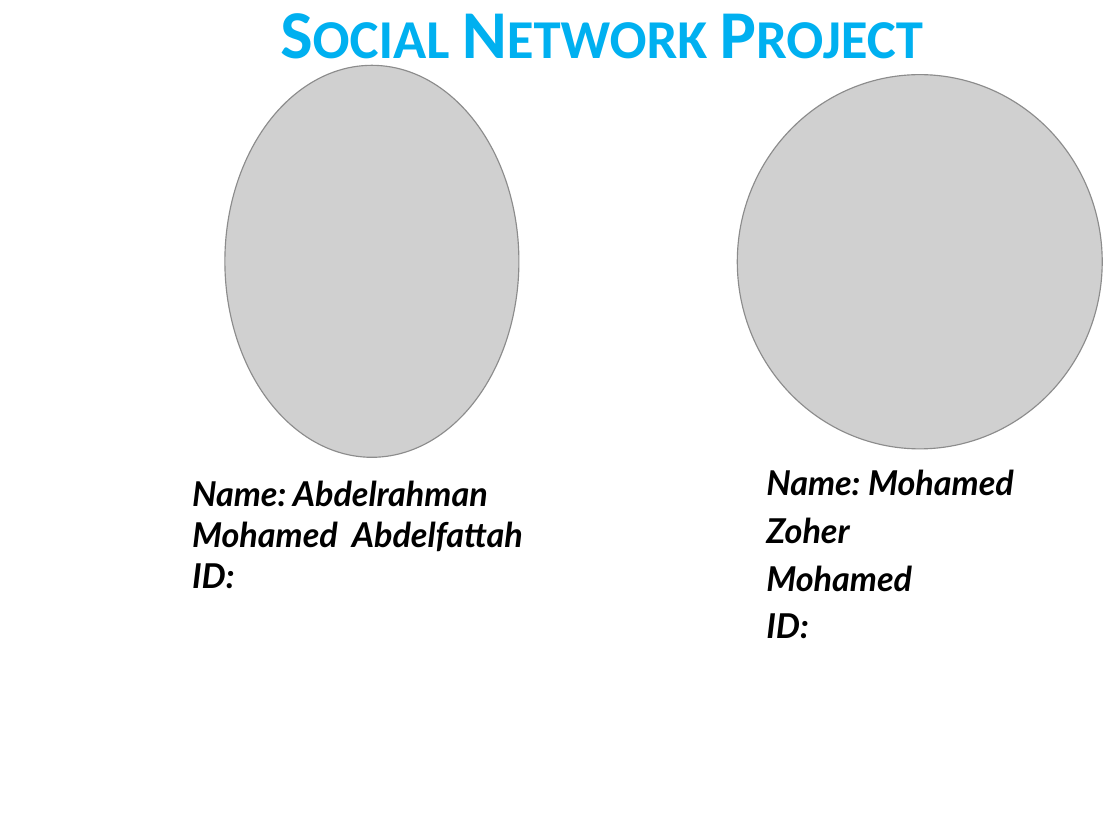
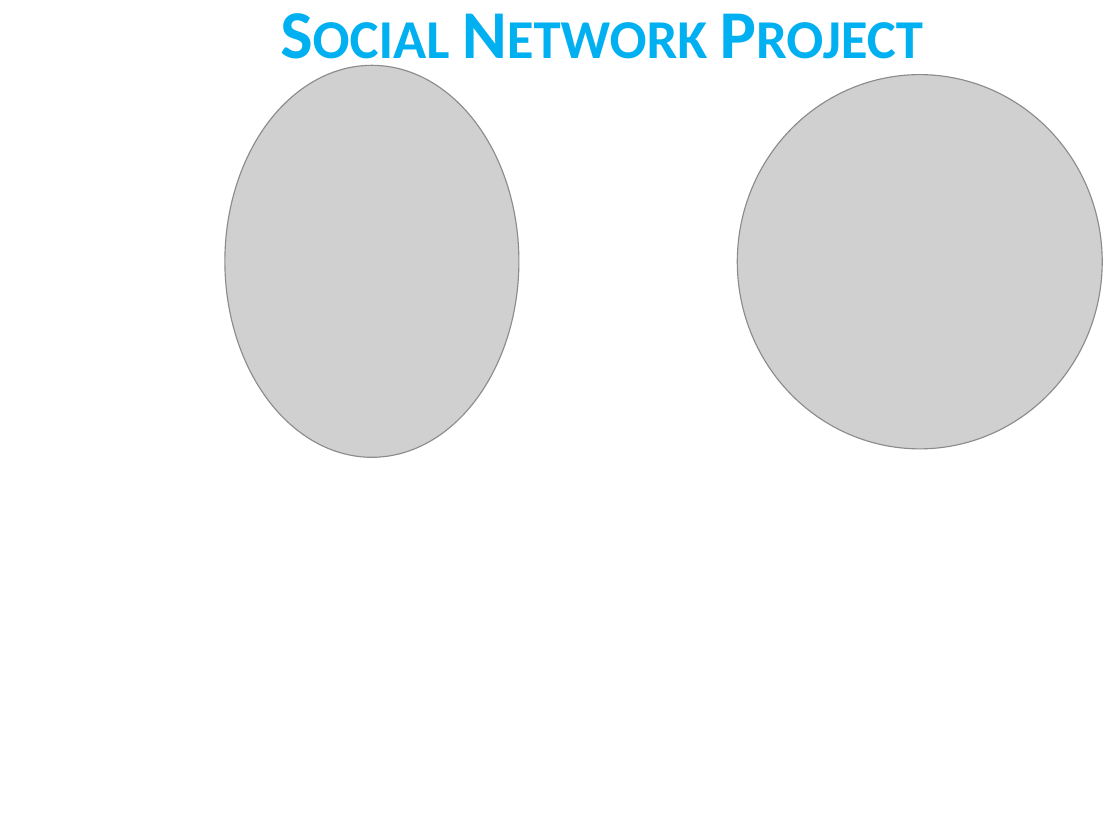
Before and after one commit to MZHero32/ethereum-network-analysis-r, a slide deck: slide 1 of presentation/ethereum_network_analysis.pptx. Drawn at 1120x840 pixels with LibreOffice and Linux fonts; fonts in the diff are those of the drawing; grey boxes stand for pictures; background and template pictures are left out. Boxes give left, top, right and bottom in pixels: in the first picture for what was removed or moved away, otherwise in the second. Text is boxed around its words. In the diff, an @@ line names an element or a change of style, - is before the commit and + after.

Commit message:
Simplify presentation cover to project title

```diff
--- a/presentation/ethereum_network_analysis.pptx
+++ b/presentation/ethereum_network_analysis.pptx
@@ subtitle removed at [766, 469, 1014, 639] @@
-Name: Mohamed
-Zoher
-Mohamed
-ID:
@@ text removed at [192, 480, 523, 589] @@
-Name: Abdelrahman Mohamed Abdelfattah
-ID:
```
